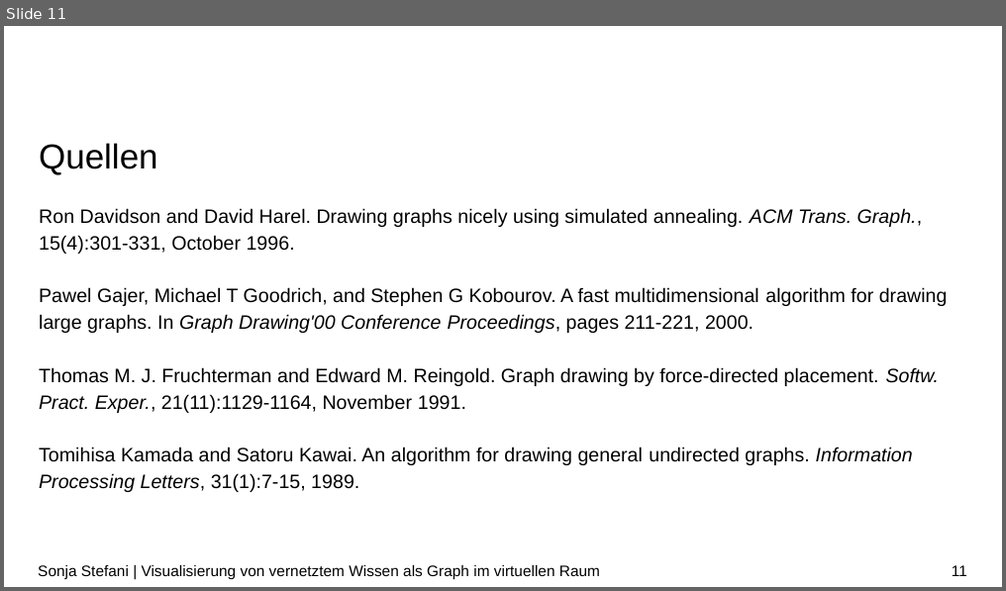
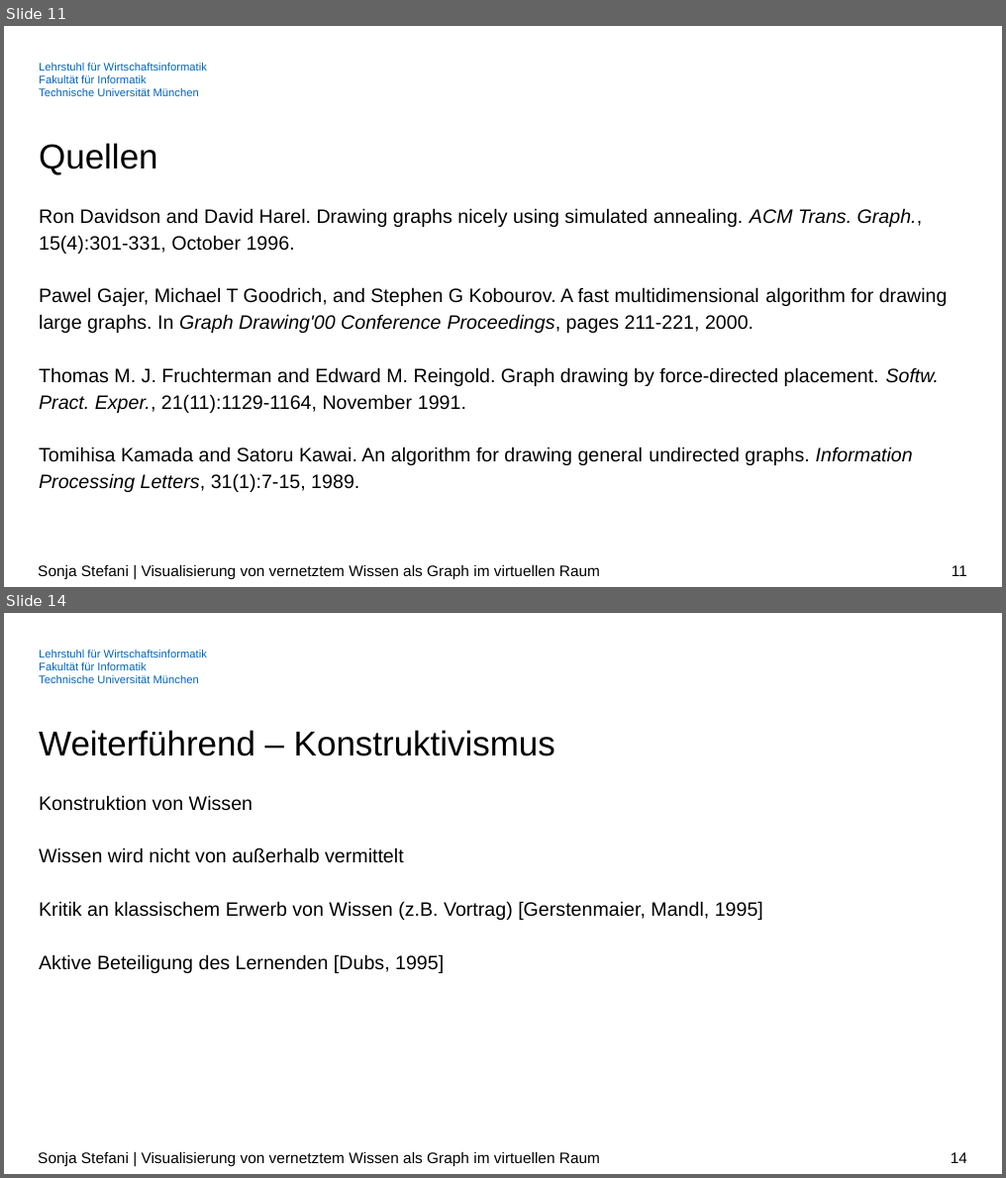
Before and after one commit to SonjaSt/knowledge-visualization-vr, a slide deck: Dokumente/Zwischenpraesentation_BA.pptx. Shown one above the other, each under a label of ours: slide 11 before the commit, slides 11 and 14 after it; the slides between them are not shown. The pictures are 1006x591 and 1006x1178 pixels, drawn with LibreOffice and Linux fonts; fonts in the diff are those of the drawing; background and template pictures are left out. Boxes give left, top, right and bottom in pixels: in the first picture for what was removed or moved away, otherwise in the second. Text is boxed around its words. In the diff, an @@ line names an element or a change of style, - is before the commit and + after.

```diff
--- a/Dokumente/Zwischenpraesentation_BA.pptx
+++ b/Dokumente/Zwischenpraesentation_BA.pptx
@@ slide 14 added at box(4, 613, 1002, 1174), background #FFFFFF; not listed: 1 template element that a slide beside it also shows @@
@@ title added at box(39, 730, 555, 757), 25 pt, text #000000 @@
+Weiterführend – Konstruktivismus
@@ text added at box(39, 795, 763, 973), 14 pt, text #000000 @@
+Konstruktion von Wissen
+Wissen wird nicht von außerhalb vermittelt
+Kritik an klassischem Erwerb von Wissen (z.B. Vortrag) [Gerstenmaier, Mandl, 1995]
+Aktive Beteiligung des Lernenden [Dubs, 1995]
@@ text added at box(38, 1153, 600, 1167), 11 pt, text #000000 @@
+Sonja Stefani | Visualisierung von vernetztem Wissen als Graph im virtuellen Raum
@@ page number added at box(950, 1153, 967, 1163), 11 pt, text #000000 @@
+14
@@ slide 11 changed as well @@
@@ text added at box(39, 63, 207, 96), 8 pt, text #0065BD @@
+Lehrstuhl für Wirtschaftsinformatik
+Fakultät für Informatik
+Technische Universität München
```
Also in this commit, not shown: 10 other slides changed, 7 other slides added, 30 other files.
